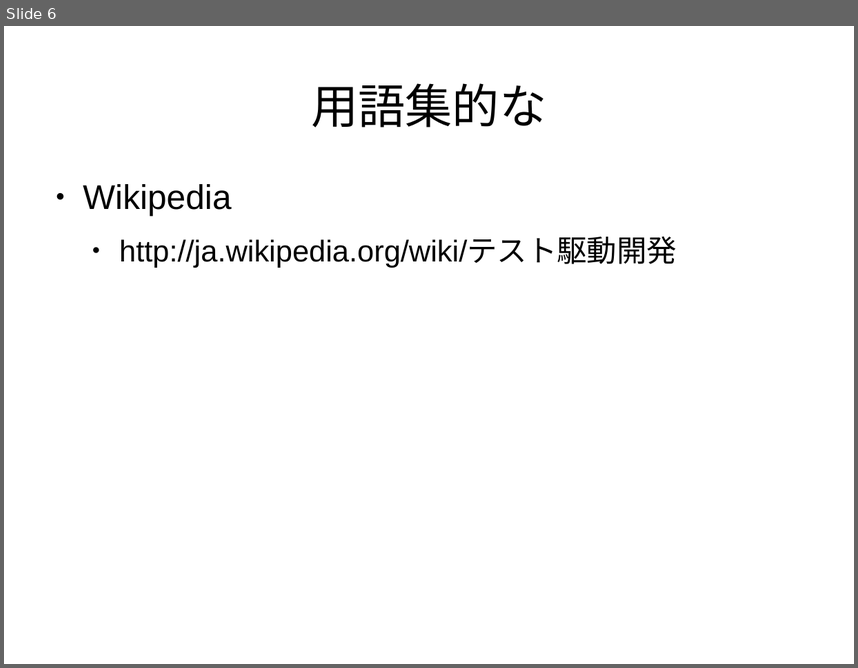
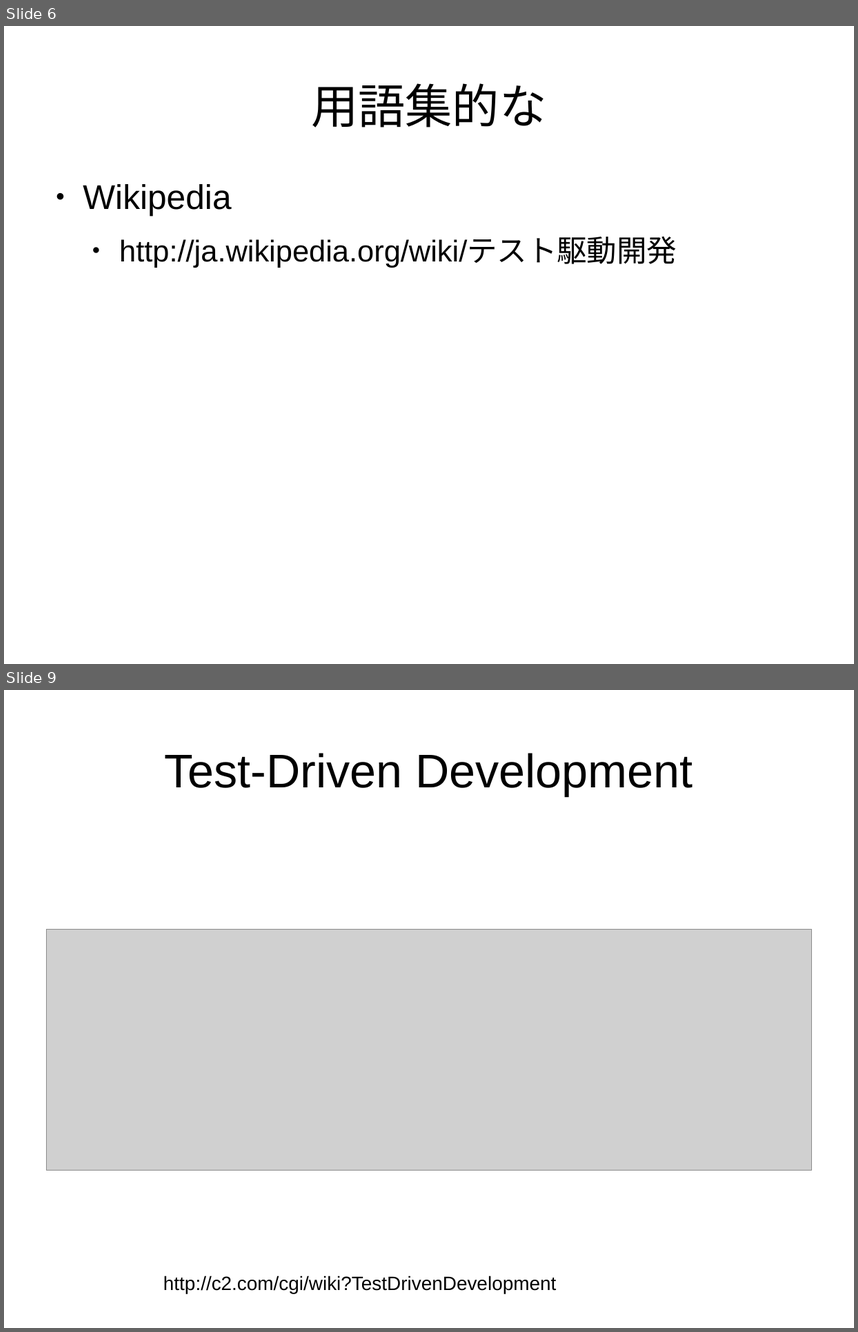
Before and after one commit to yujiorama/event, a slide deck: tddconf/tdd_revice.odp. Shown one above the other, each under a label of ours: slide 6 before the commit, slides 6 and 9 after it; the slides between them are not shown. The pictures are 858x668 and 858x1332 pixels, drawn with LibreOffice and Linux fonts; fonts in the diff are those of the drawing; grey boxes stand for pictures. Boxes give left, top, right and bottom in pixels: in the first picture for what was removed or moved away, otherwise in the second. Text is boxed around its words. In the diff, an @@ line names an element or a change of style, - is before the commit and + after.

```diff
--- a/tddconf/tdd_revice.odp
+++ b/tddconf/tdd_revice.odp
@@ slide 9 added at <box>4,690,854,1328</box>, background #FFFFFF @@
@@ title added at <box>164,753,693,796</box>, 44 pt, text #000000 @@
+Test-Driven Development
@@ picture added at <box>46,929,812,1170</box> @@
@@ text added at <box>163,1275,556,1293</box>, 18 pt, text #000000 @@
+http://c2.com/cgi/wiki?TestDrivenDevelopment
```
Also in this commit, not shown: 3 slides changed, 19 other slides added, 3 slides removed.
